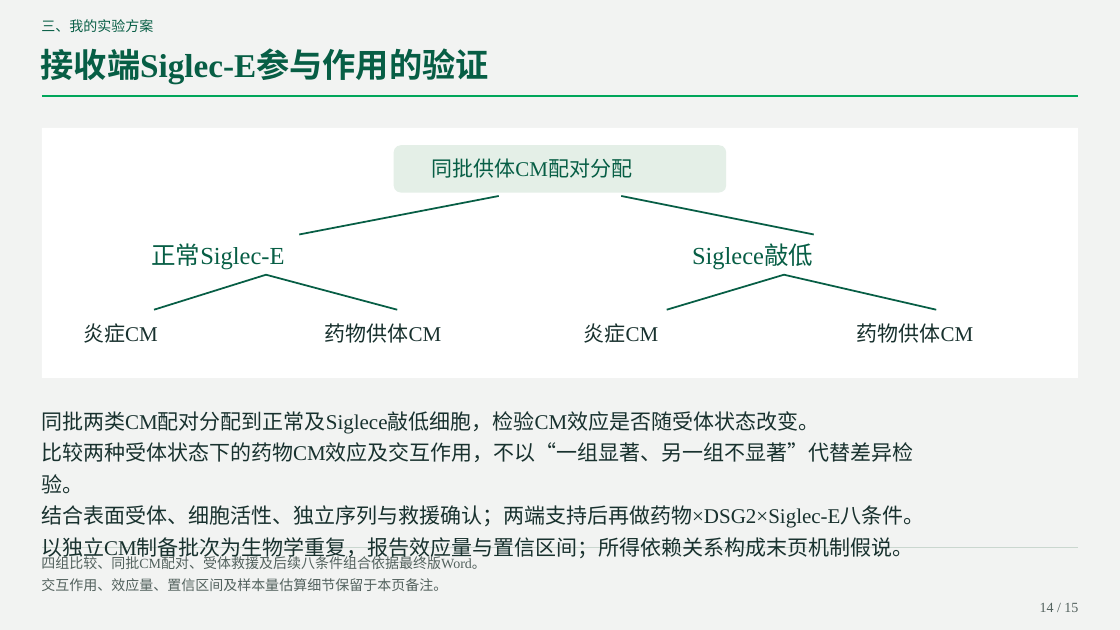
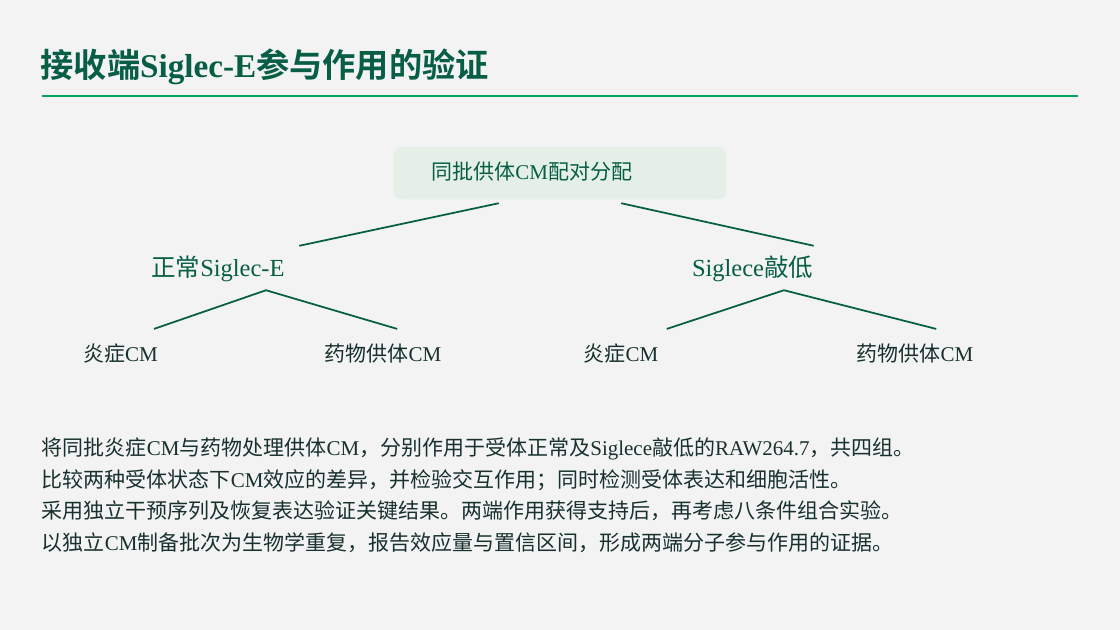
Before and after one commit to lizizhizhi-ai/111111, a slide deck: slide 14 of DSG2_Siglec_journal.pptx. Drawn at 1120x630 pixels with LibreOffice and Linux fonts; fonts in the diff are those of the drawing. Boxes give left, top, right and bottom in pixels: in the first picture for what was removed or moved away, otherwise in the second. Text is boxed around its words. In the diff, an @@ line names an element or a change of style, - is before the commit and + after.

```diff
--- a/DSG2_Siglec_journal.pptx
+++ b/DSG2_Siglec_journal.pptx
@@ text removed at (x1=41, y1=19, x2=153, y2=32) @@
-三、我的实验方案
@@ rectangle removed at (x1=42, y1=128, x2=1078, y2=378) @@
@@ rounded rectangle resized from (x1=394, y1=145, x2=727, y2=192) to (x1=394, y1=147, x2=727, y2=199) @@
@@ freeform shape resized from (x1=299, y1=196, x2=499, y2=234) to (x1=299, y1=203, x2=499, y2=246) @@
@@ freeform shape resized from (x1=622, y1=196, x2=814, y2=234) to (x1=622, y1=203, x2=814, y2=246) @@
@@ text "正常Siglec-E" moved from (x1=151, y1=243, x2=284, y2=270) to (x1=151, y1=255, x2=284, y2=282) @@
@@ text "Siglece敲低" moved from (x1=692, y1=244, x2=813, y2=269) to (x1=692, y1=256, x2=813, y2=281) @@
@@ 4 freeform shapes moved together from (x1=154, y1=275, x2=936, y2=310) to (x1=154, y1=291, x2=936, y2=329) @@
@@ text "炎症CM" moved from (x1=83, y1=323, x2=158, y2=343) to (x1=83, y1=343, x2=158, y2=363) @@
@@ text "药物供体CM" moved from (x1=325, y1=323, x2=442, y2=343) to (x1=325, y1=343, x2=442, y2=363) @@
@@ text "炎症CM" moved from (x1=584, y1=323, x2=659, y2=343) to (x1=584, y1=343, x2=659, y2=363) @@
@@ text "药物供体CM" moved from (x1=857, y1=323, x2=974, y2=343) to (x1=857, y1=343, x2=974, y2=363) @@
@@ text at (x1=42, y1=437, x2=915, y2=552): text changed @@
-同批两类CM配对分配到正常及Siglece敲低细胞，检验CM效应是否随受体状态改变。
-比较两种受体状态下的药物CM效应及交互作用，不以“一组显著、另一组不显著”代替差异检验。
-结合表面受体、细胞活性、独立序列与救援确认；两端支持后再做药物×DSG2×Siglec-E八条件。
-以独立CM制备批次为生物学重复，报告效应量与置信区间；所得依赖关系构成末页机制假说。
+将同批炎症CM与药物处理供体CM，分别作用于受体正常及Siglece敲低的RAW264.7，共四组。
+比较两种受体状态下CM效应的差异，并检验交互作用；同时检测受体表达和细胞活性。
+采用独立干预序列及恢复表达验证关键结果。两端作用获得支持后，再考虑八条件组合实验。
+以独立CM制备批次为生物学重复，报告效应量与置信区间，形成两端分子参与作用的证据。
@@ group removed at (x1=41, y1=548, x2=1078, y2=612): 3 texts, 1 freeform shape @@
-四组比较、同批CM配对、受体救援及后续八条件组合依据最终版Word。
-交互作用、效应量、置信区间及样本量估算细节保留于本页备注。
-14 / 15
```
Also in this commit, not shown: 14 other slides changed, 1 slide added, 3 other files.
